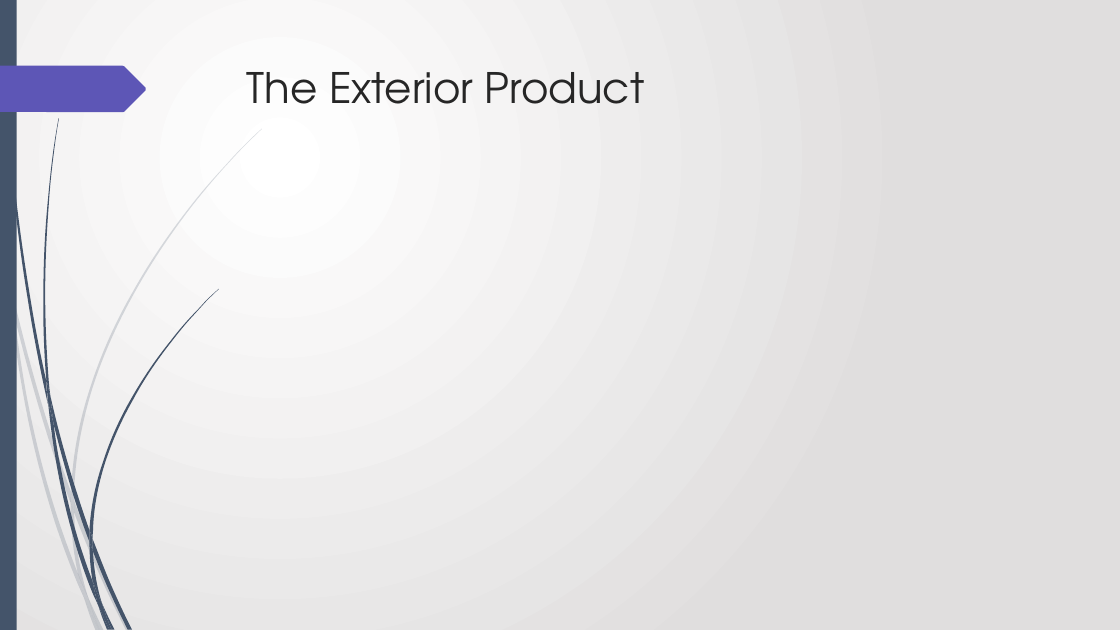
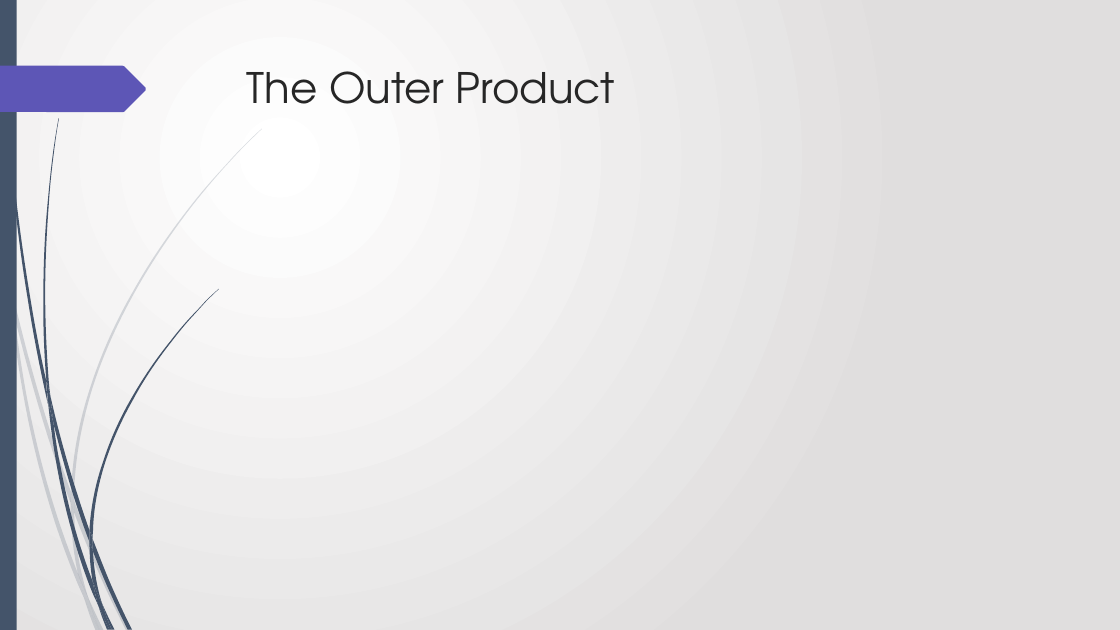
Before and after one commit to ajwillshire/FSharpGA, a slide deck: slide 21 of FSharpGA - 18th July 2019.pptx (slide 19 before the commit). Drawn at 1120x630 pixels with LibreOffice and Linux fonts; fonts in the diff are those of the drawing; grey boxes stand for pictures. Boxes give left, top, right and bottom in pixels: in the first picture for what was removed or moved away, otherwise in the second. Text is boxed around its words. In the diff, an @@ line names an element or a change of style, - is before the commit and + after.

```diff
--- a/FSharpGA - 18th July 2019.pptx
+++ b/FSharpGA - 18th July 2019.pptx
@@ title at <box>247,71,615,104</box>: text changed @@
-The Exterior Product
+The Outer Product
```
Also in this commit, not shown: 5 other slides changed, 2 slides added.
